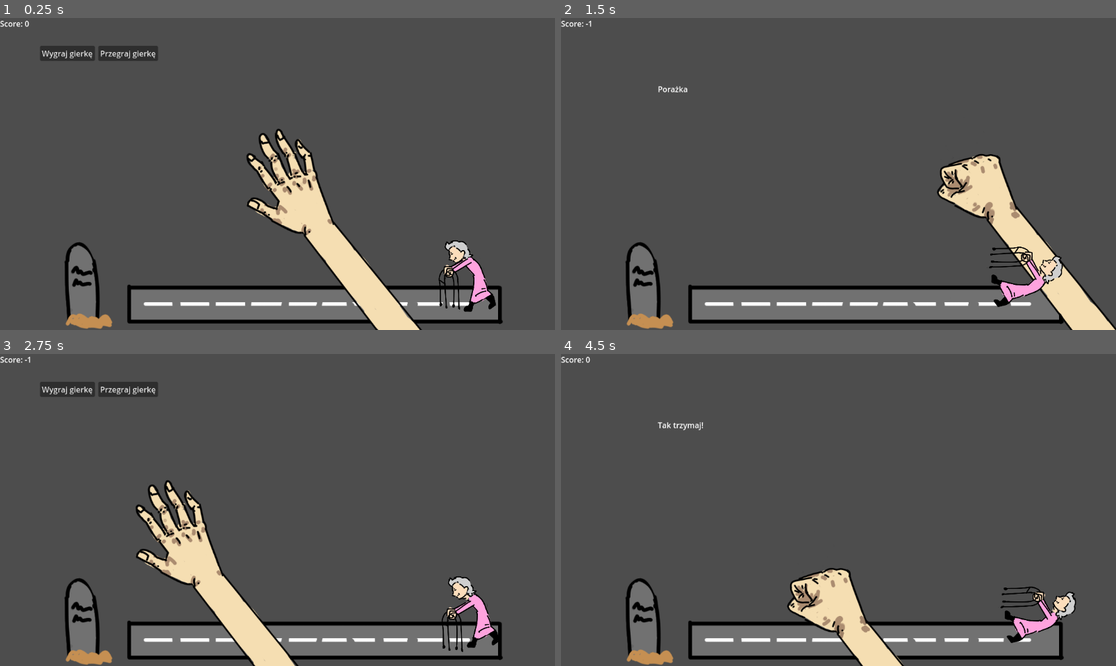
Above: before the commit, frames 1-4 (two rows, left to right).
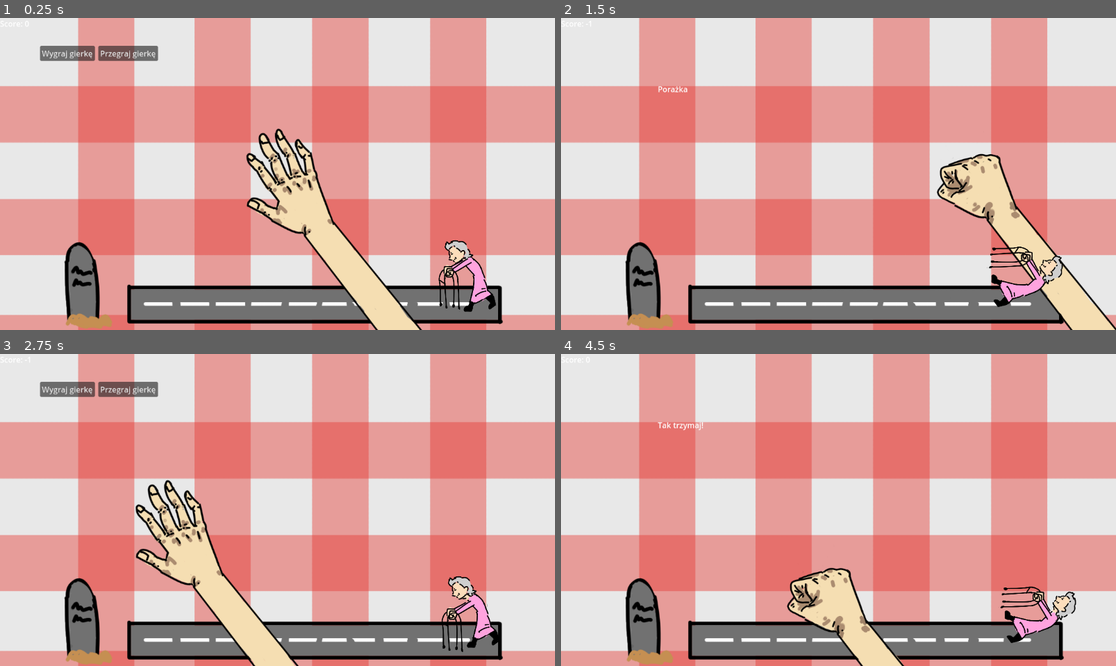
Above: after the commit, the same moments.

Repository: n0tcnj1eck4h/HackCarpathia2025
Game: Godot game, scene res://main.tscn
The game is run twice, just before and just after one commit, with the same random seed, the same clock (stepped at 60 frames per second) and the same inputs.
Inputs (mouse positions are in pixels of both pictures, inside the frame that each line leads up to):
- Up to frame 1 (0.25 s): no input
- Up to frame 2 (1.5 s): click "Przegraj gierkę" at 0.5 s; tap Enter at 1.25 s; move the mouse to (960, 158) at 1.27 s; click (960, 158) at 1.42 s
- Up to frame 3 (2.75 s): tap Space at 2 s; move the mouse to (166, 525) at 2.02 s; click (166, 525) at 2.17 s
- Up to frame 4 (4.5 s): click "Wygraj gierkę" at 2.75 s; tap Enter at 3.5 s; move the mouse to (894, 441) at 3.52 s; click (894, 441) at 3.67 s; tap Space at 4.25 s; move the mouse to (810, 572) at 4.27 s; click (810, 572) at 4.42 s

The runs differ from the first frame. In frame 1, 86% of the frame differs, in the area x 0-100%, y 0-100%; in frame 2, 86%; in frame 3, 86%; in frame 4, 88%.

Commit message:
Add tablecloth background

Diff:
--- a/ElderWare/main.tscn
+++ b/ElderWare/main.tscn
@@ -1,8 +1,9 @@
-[gd_scene load_steps=4 format=3 uid="uid://b8uxnfkko0msv"]
+[gd_scene load_steps=5 format=3 uid="uid://b8uxnfkko0msv"]
 
 [ext_resource type="Script" uid="uid://0li4w8dqe4h8" path="res://main.gd" id="1_0xm2m"]
 [ext_resource type="PackedScene" uid="uid://bdnlawybchdkc" path="res://łapa.tscn" id="3_h2yge"]
 [ext_resource type="PackedScene" uid="uid://dka7nr06hykks" path="res://grandfather_clock.tscn" id="4_1bvp3"]
+[ext_resource type="Texture2D" uid="uid://byqa6mnlldnwy" path="res://assets/tablecloth.png" id="4_lquwl"]
 
 [node name="Main" type="Node2D"]
 script = ExtResource("1_0xm2m")
@@ -24,3 +25,11 @@
 [node name="Łapa" parent="." instance=ExtResource("3_h2yge")]
 
 [node name="GrandfatherClock" parent="." instance=ExtResource("4_1bvp3")]
+
+[node name="Background" type="Sprite2D" parent="."]
+z_index = -9
+z_as_relative = false
+texture_filter = 1
+position = Vector2(600, 324)
+scale = Vector2(1.21, 1.21)
+texture = ExtResource("4_lquwl")
